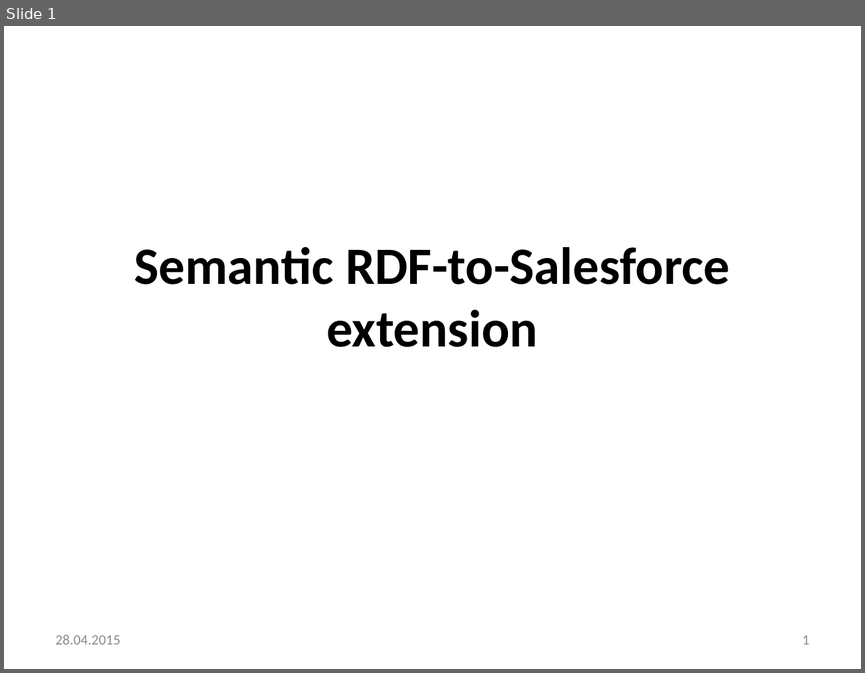
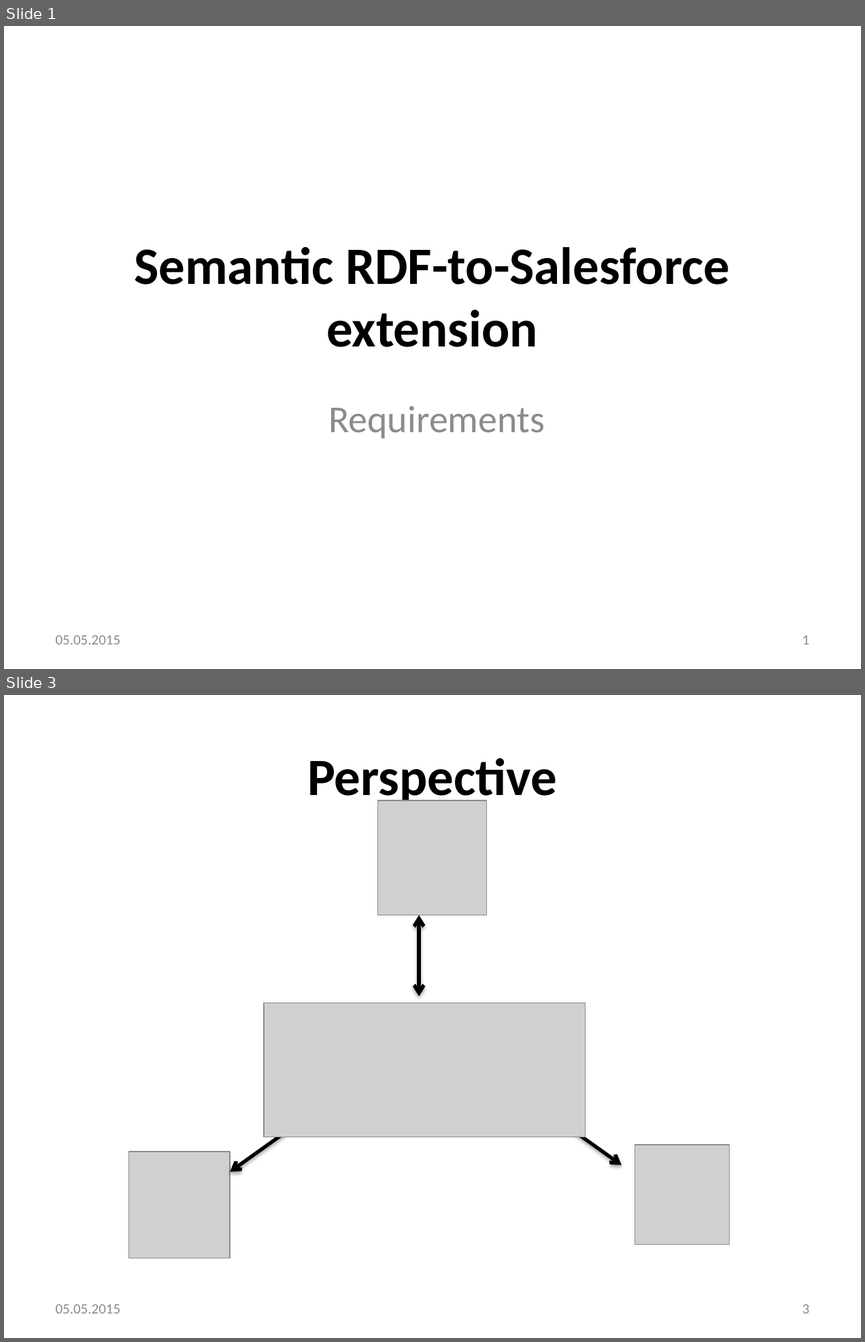
Before and after one commit to omarrana/testing, a slide deck: presentations/requirments_specification.pptx. Shown one above the other, each under a label of ours: slide 1 before the commit, slides 1 and 3 after it; the slides between them are not shown. The pictures are 865x673 and 865x1342 pixels, drawn with LibreOffice and Linux fonts; fonts in the diff are those of the drawing; grey boxes stand for pictures; background and template pictures are left out. Boxes give left, top, right and bottom in pixels: in the first picture for what was removed or moved away, otherwise in the second. Text is boxed around its words. In the diff, an @@ line names an element or a change of style, - is before the commit and + after.

Commit message:
updated requirement presentation

```diff
--- a/presentations/requirments_specification.pptx
+++ b/presentations/requirments_specification.pptx
@@ slide 3 added at (x1=4, y1=695, x2=861, y2=1338), background #FFFFFF @@
@@ title added at (x1=307, y1=758, x2=557, y2=807), 44 pt, text #000000, bold @@
+Perspective
@@ picture added at (x1=377, y1=800, x2=486, y2=915) @@
@@ double arrow added from (419, 996) to (419, 915), #000000 3 pt @@
@@ picture added at (x1=264, y1=1002, x2=585, y2=1136) @@
@@ double arrow added from (621, 1164) to (527, 1097), #000000 3 pt @@
@@ double arrow added from (230, 1172) to (324, 1104), #000000 3 pt @@
@@ picture added at (x1=129, y1=1151, x2=230, y2=1257) @@
@@ picture added at (x1=634, y1=1145, x2=729, y2=1244) @@
@@ text added at (x1=56, y1=1304, x2=121, y2=1313), 12 pt, text #8C8C8C @@
+05.05.2015
@@ page number added at (x1=802, y1=1304, x2=810, y2=1313), 12 pt, text #8C8C8C @@
+3
@@ slide 1 changed as well @@
@@ subtitle added at (x1=328, y1=405, x2=545, y2=438), 32 pt, text #8C8C8C @@
+Requirements
@@ text at (x1=56, y1=635, x2=121, y2=644): text changed @@
-28.04.2015
+05.05.2015
```
Also in this commit, not shown: 1 other slide changed, 6 other slides added, 3 slides removed.
